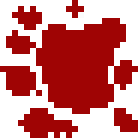
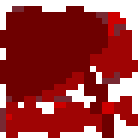
Layer changes from the first w=138, h=138 image to the second:
added layer "Layer 2 copy 8" above "Layer 2 copy 7" over [left=0, top=6, right=138, bottom=138]
added layer "Layer 2 copy 7" above "Layer 2 copy 6" over [left=0, top=6, right=132, bottom=132]
hid "Layer 2 copy" over [left=0, top=0, right=138, bottom=138]
